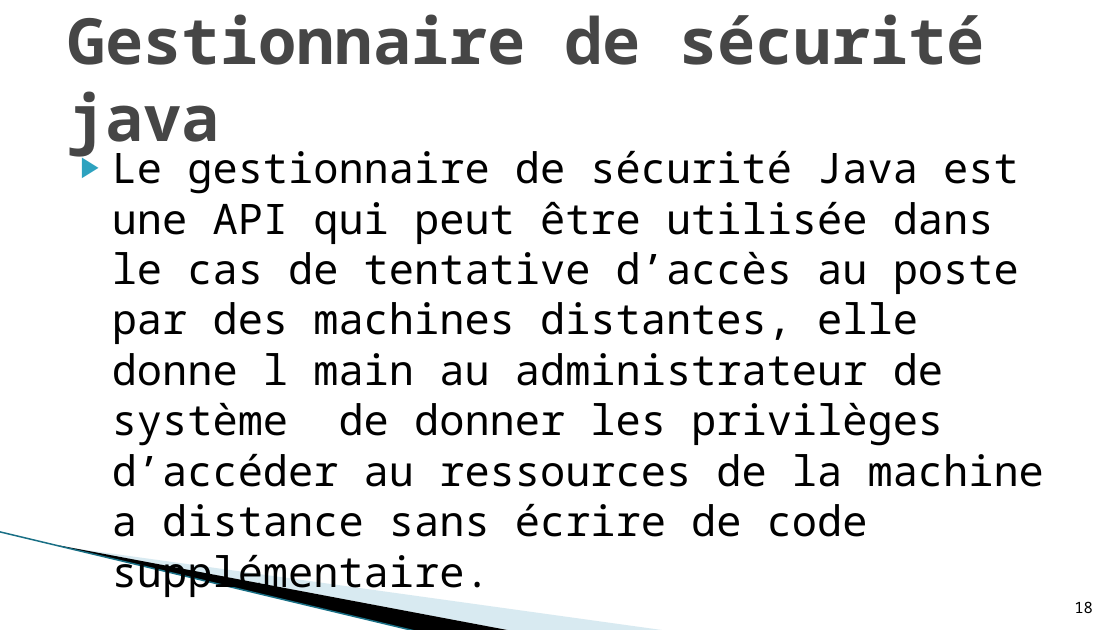
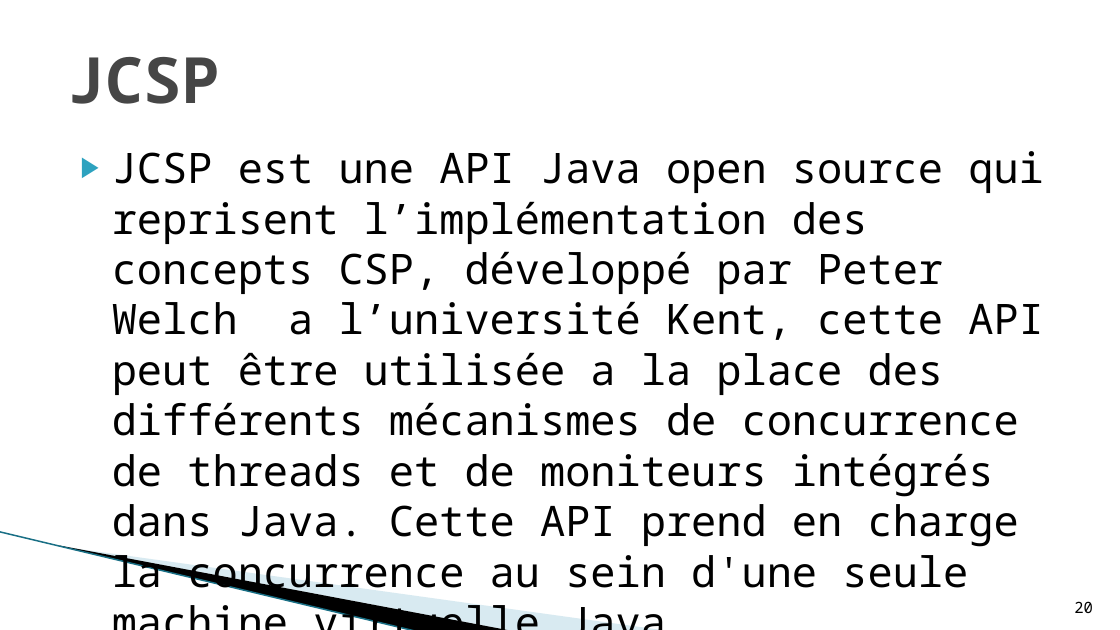
Before and after one commit to soufianeBenRahim/memoire-master, a slide deck: slide 20 of presentation-final.pptx (slide 18 before the commit). Drawn at 1120x630 pixels with LibreOffice and Linux fonts; fonts in the diff are those of the drawing; background and template pictures are left out. Boxes give left, top, right and bottom in pixels: in the first picture for what was removed or moved away, otherwise in the second. Text is boxed around its words. In the diff, an @@ line names an element or a change of style, - is before the commit and + after.

```diff
--- a/presentation-final.pptx
+++ b/presentation-final.pptx
@@ title at <box>67,57,220,104</box>: text changed @@
-Gestionnaire de sécurité java
+JCSP
@@ text at <box>112,151,1044,598</box>: text changed @@
-▶ Le gestionnaire de sécurité Java est une API qui peut être utilisée dans le cas de tentative d’accès au poste par des machines distantes, elle donne l main au administrateur de système de donner les privilèges d’accéder au ressources de la machine a distance sans écrire de code supplémentaire.
+▶ JCSP est une API Java open source qui reprisent l’implémentation des concepts CSP, développé par Peter Welch a l’université Kent, cette API peut être utilisée a la place des différents mécanismes de concurrence de threads et de moniteurs intégrés dans Java. Cette API prend en charge la concurrence au sein d'une seule machine virtuelle Java .
@@ page number at <box>1074,601,1093,613</box>: text changed @@
-18
+20
```
Also in this commit, not shown: 7 other slides changed, 20 slides added, 9 slides removed, 1 other file.
